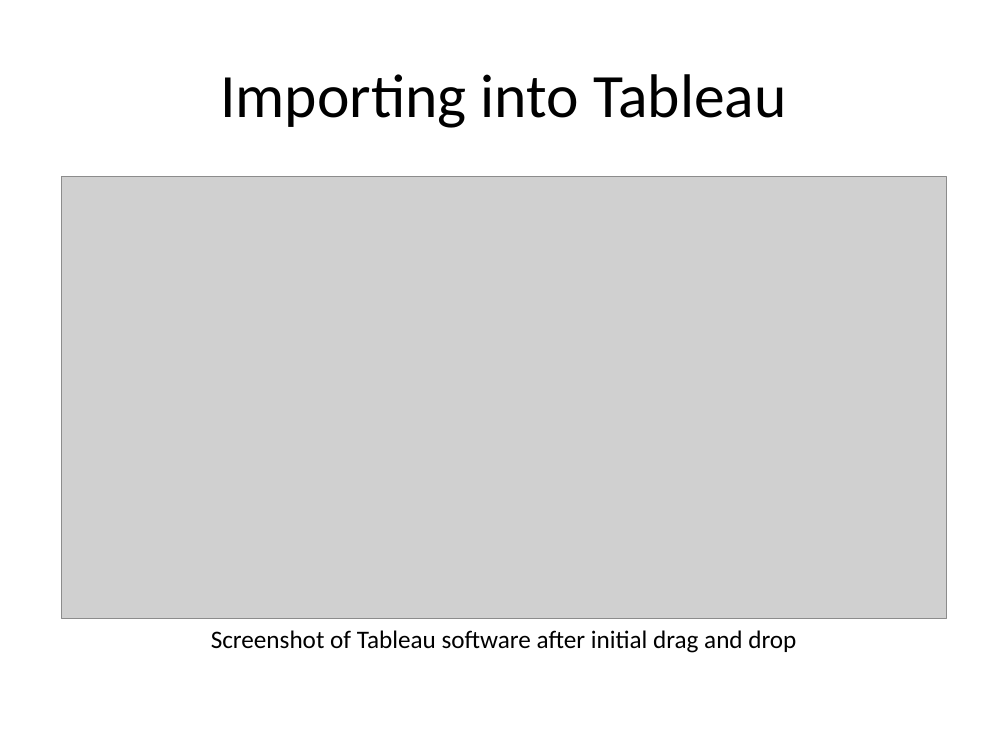
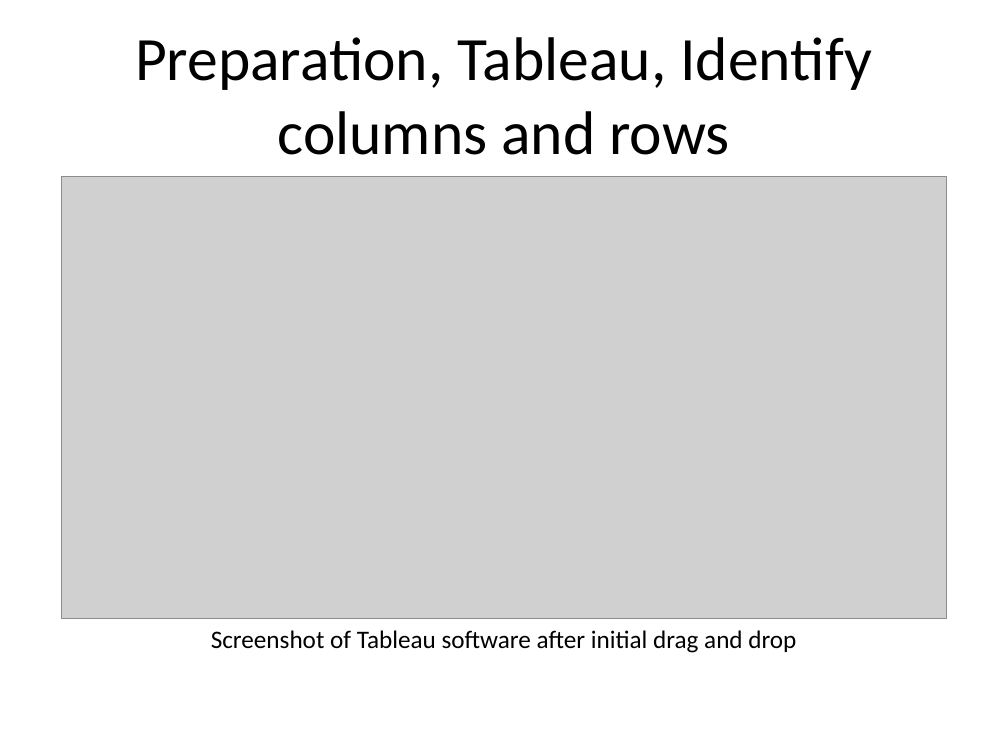
Before and after one commit to pmean/data-visualization, a slide deck: slide 13 of data-viz-01/component/preparation.pptx. Drawn at 1008x756 pixels with LibreOffice and Linux fonts; fonts in the diff are those of the drawing; grey boxes stand for pictures. Boxes give left, top, right and bottom in pixels: in the first picture for what was removed or moved away, otherwise in the second. Text is boxed around its words. In the diff, an @@ line names an element or a change of style, - is before the commit and + after.

```diff
--- a/data-viz-01/component/preparation.pptx
+++ b/data-viz-01/component/preparation.pptx
@@ title at [135,37,871,155]: text changed @@
-Importing into Tableau
+Preparation, Tableau, Identify columns and rows
```
Also in this commit, not shown: 14 other slides changed, 14 other files.
